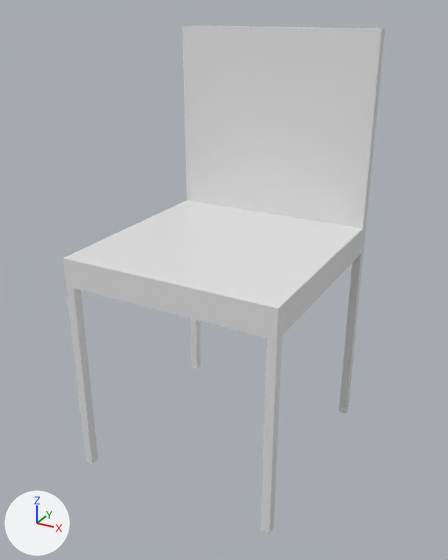
The Blender file Blender Assets/Blender Props/Chair.blend, before and after one commit.
The view is the same before and after, from a 50 mm camera at (0.364, -1.398, 1.027) aimed at (-0.26, -0.263, 0.46). Arrows for +X, +Y and +Z are at lower left; the lights stay in place.

Objects in the first picture: 'Chair'.
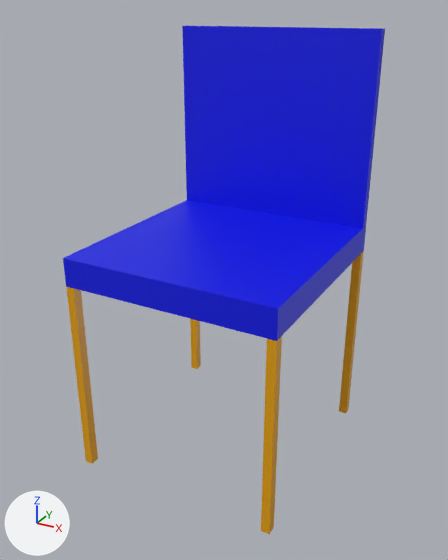
The edits, one by one:
Material 'ChairLegs' (mat_chairlegs) is new.
Its base color is (0.8, 0.367, 0.0) (yellow #e7a300).
Its roughness is 0.4.
Material 'Chair' (mat_chair) is new.
Its base color is (0.0, 0.00493, 0.8) (blue #000fe7).
me_cube is used by ob_chair; location (-0.269, -0.002, 0.766); rotation (0.0, 0.0, 1.571), in degrees (0, 0, 90); scale (-0.0126, -0.243, -0.221).
Verts and faces of me_cube; kept vertices keep their numbers, new ones are numbered from 60.
Before the commit, vertices of me_cube: 0 (-1.0, -1.0, -1.0) at pixel (187, 25), 1 (-1.0, -1.0, 1.0), 2 (-1.0, 1.0, -1.0) at pixel (385, 28), 3 (-1.0, 1.0, 1.0) at pixel (366, 226), 4 (1.0, -1.0, -1.0) at pixel (182, 25).
Before the commit, vertices of me_cube: 5 (1.0, -1.0, 1.0) at pixel (186, 201), 6 (1.0, 1.0, -1.0) at pixel (381, 28), 7 (1.0, 1.0, 1.0) at pixel (362, 229), 8 (-1.0, 0.0, -1.0) at pixel (278, 26), 9 (-1.0, 0.0, 1.0).
Before the commit, vertices of me_cube: 10 (1.0, 0.0, -1.0) at pixel (273, 27), 11 (1.0, 0.0, 1.0) at pixel (267, 214), 12 (-1.0, 0.5, 1.0), 13 (1.0, 0.5, -1.0) at pixel (324, 28), 14 (-1.0, 0.5, -1.0) at pixel (328, 27).
Before the commit, vertices of me_cube: 15 (1.0, 0.5, 1.0) at pixel (312, 221), 16 (-1.0, 0.9, 1.0), 17 (1.0, 0.9, -1.0) at pixel (372, 28), 18 (-1.0, 0.9, -1.0) at pixel (376, 28), 19 (1.0, 0.9, 1.0) at pixel (355, 228).
me_cube had 60 vertices, 48 faces and spanned x -1.0..39.6, y -1.0..1.0, z -1.0..3.4.
me_cube now has 54 vertices, 39 faces and spans x -1.0..39.6, y -1.0..1.0, z -1.0..3.4.
Part 1, on me_cube:
Vertices deleted: 8, 10, 13, 14, 17, 18 (with the faces that use them).
New faces: (4, 6, 7, 19, 15, 11, 5), (0, 2, 6, 4), (0, 1, 9, 12, 16, 3, 2) (mat_chair (blue #000fe7)).
me_cube part 2: 25 faces spanning x -1.0..39.6, y -1.0..1.0, z 1.2..3.4 switch from mat_material (white #e7e7e7) to mat_chairlegs (yellow #e7a300).
me_cube part 3: 11 faces spanning x -1.0..39.6, y -1.0..1.0, z -1.0..1.3 switch from mat_material (white #e7e7e7) to mat_chair (blue #000fe7).

Location of each change, (x1, y1, x2, y2) in pixels of the pictures (448 x 560 px):
part 1 of me_cube, cut back
    both: (182, 26, 382, 228)
part 2 of me_cube, recoloured
    both: (66, 251, 364, 534)
part 3 of me_cube, recoloured (white to blue)
    both: (63, 29, 385, 341)
